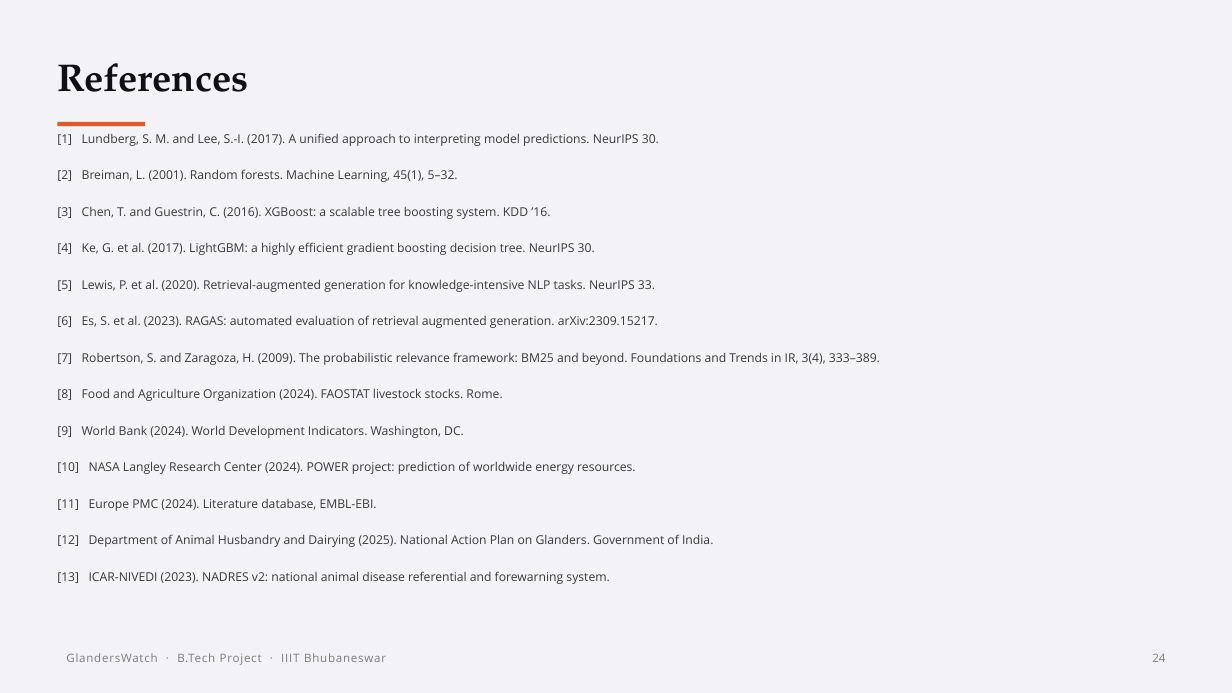
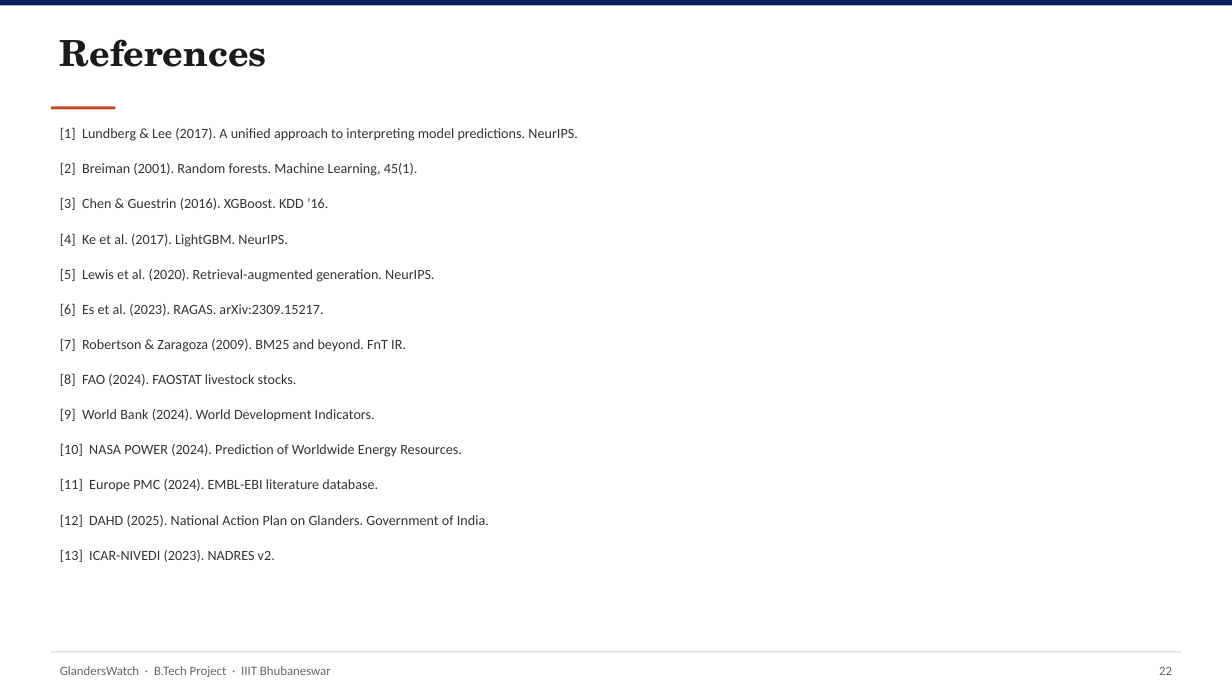
Before and after one commit to YuvrajSingh-mist/glandersWatch, a slide deck: slide 23 of slides/GlandersWatch_Deck.pptx (slide 24 before the commit). Drawn at 1232x693 pixels with LibreOffice and Linux fonts; fonts in the diff are those of the drawing. Boxes give left, top, right and bottom in pixels: in the first picture for what was removed or moved away, otherwise in the second. Text is boxed around its words. In the diff, an @@ line names an element or a change of style, - is before the commit and + after.

Commit message:
Simplify deck design and use report-exported figures only
Replace decorative pipeline art with charts cropped from Final_v2,
flatten the visual style to white slides with navy accents, and keep
IIIT logo as the only non-report image.

```diff
--- a/slides/GlandersWatch_Deck.pptx
+++ b/slides/GlandersWatch_Deck.pptx
@@ rectangle removed at [0,0,1232,693] @@
@@ rectangle added at [0,0,1232,6], fill #061E5E @@
@@ text "References": place and size @@
-text "References" at [57,63,248,92]
+text "References" at [60,39,267,67]
@@ text "References" at [60,39,267,67]: size 30 to 28 pt, font TeX Gyre Pagella to TeX Gyre Schola, text colour #101014 to #1A1A1A @@
@@ rectangle: place and size @@
-rectangle at [57,122,145,126]
+rectangle at [51,106,116,110]
@@ rectangle at [51,106,116,110]: fill #E25822 to #C44E1C @@
@@ text at [60,127,577,141]: text changed; size 9.5 to 11 pt; font Open Sans to Calibri; text colour #39393C to #333333 @@
-[1] Lundberg, S. M. and Lee, S.-I. (2017). A unified approach to interpreting model predictions. NeurIPS 30.
+[1] Lundberg & Lee (2017). A unified approach to interpreting model predictions. NeurIPS.
@@ text at [60,162,418,176]: text changed; size 9.5 to 11 pt; font Open Sans to Calibri; text colour #39393C to #333333 @@
-[2] Breiman, L. (2001). Random forests. Machine Learning, 45(1), 5–32.
+[2] Breiman (2001). Random forests. Machine Learning, 45(1).
@@ text at [60,197,328,210]: text changed; size 9.5 to 11 pt; font Open Sans to Calibri; text colour #39393C to #333333 @@
-[3] Chen, T. and Guestrin, C. (2016). XGBoost: a scalable tree boosting system. KDD ’16.
+[3] Chen & Guestrin (2016). XGBoost. KDD ’16.
@@ text at [60,233,287,247]: text changed; size 9.5 to 11 pt; font Open Sans to Calibri; text colour #39393C to #333333 @@
-[4] Ke, G. et al. (2017). LightGBM: a highly efficient gradient boosting decision tree. NeurIPS 30.
+[4] Ke et al. (2017). LightGBM. NeurIPS.
@@ text at [60,268,434,282]: text changed; size 9.5 to 11 pt; font Open Sans to Calibri; text colour #39393C to #333333 @@
-[5] Lewis, P. et al. (2020). Retrieval-augmented generation for knowledge-intensive NLP tasks. NeurIPS 33.
+[5] Lewis et al. (2020). Retrieval-augmented generation. NeurIPS.
@@ text at [60,303,323,316]: text changed; size 9.5 to 11 pt; font Open Sans to Calibri; text colour #39393C to #333333 @@
-[6] Es, S. et al. (2023). RAGAS: automated evaluation of retrieval augmented generation. arXiv:2309.15217.
+[6] Es et al. (2023). RAGAS. arXiv:2309.15217.
@@ text at [60,338,406,352]: text changed; size 9.5 to 11 pt; font Open Sans to Calibri; text colour #39393C to #333333 @@
-[7] Robertson, S. and Zaragoza, H. (2009). The probabilistic relevance framework: BM25 and beyond. Foundations and Trends in IR, 3(4), 333–389.
+[7] Robertson & Zaragoza (2009). BM25 and beyond. FnT IR.
@@ text at [60,373,297,386]: text changed; size 9.5 to 11 pt; font Open Sans to Calibri; text colour #39393C to #333333 @@
-[8] Food and Agriculture Organization (2024). FAOSTAT livestock stocks. Rome.
+[8] FAO (2024). FAOSTAT livestock stocks.
@@ text at [60,408,375,421]: text changed; size 9.5 to 11 pt; font Open Sans to Calibri; text colour #39393C to #333333 @@
-[9] World Bank (2024). World Development Indicators. Washington, DC.
+[9] World Bank (2024). World Development Indicators.
@@ text at [60,443,462,457]: text changed; size 9.5 to 11 pt; font Open Sans to Calibri; text colour #39393C to #333333 @@
-[10] NASA Langley Research Center (2024). POWER project: prediction of worldwide energy resources.
+[10] NASA POWER (2024). Prediction of Worldwide Energy Resources.
@@ text at [60,478,378,491]: text changed; size 9.5 to 11 pt; font Open Sans to Calibri; text colour #39393C to #333333 @@
-[11] Europe PMC (2024). Literature database, EMBL-EBI.
+[11] Europe PMC (2024). EMBL-EBI literature database.
@@ text at [60,514,489,527]: text changed; size 9.5 to 11 pt; font Open Sans to Calibri; text colour #39393C to #333333 @@
-[12] Department of Animal Husbandry and Dairying (2025). National Action Plan on Glanders. Government of India.
+[12] DAHD (2025). National Action Plan on Glanders. Government of India.
@@ text at [60,549,275,562]: text changed; size 9.5 to 11 pt; font Open Sans to Calibri; text colour #39393C to #333333 @@
-[13] ICAR-NIVEDI (2023). NADRES v2: national animal disease referential and forewarning system.
+[13] ICAR-NIVEDI (2023). NADRES v2.
@@ text "GlandersWatch · B.Tech Project · ...": place and size @@
-text "GlandersWatch · B.Tech Project · ..." at [66,653,386,665]
+text "GlandersWatch · B.Tech Project · ..." at [60,666,331,677]
@@ text "GlandersWatch · B.Tech Project · ..." at [60,666,331,677]: size 9 to 10 pt, font Open Sans to Calibri, text colour #7A7A84 to #666666, letter spacing 0.6 to 0 pt @@
@@ rectangle added at [51,652,1181,653], fill #D0D0D0 @@
@@ text removed at [1152,653,1165,662] @@
-24
@@ text added at [1159,666,1172,675], 10 pt, text #666666 @@
+22
```
Also in this commit, not shown: 16 other slides changed, 6 slides added, 7 slides removed, 14 other files.
